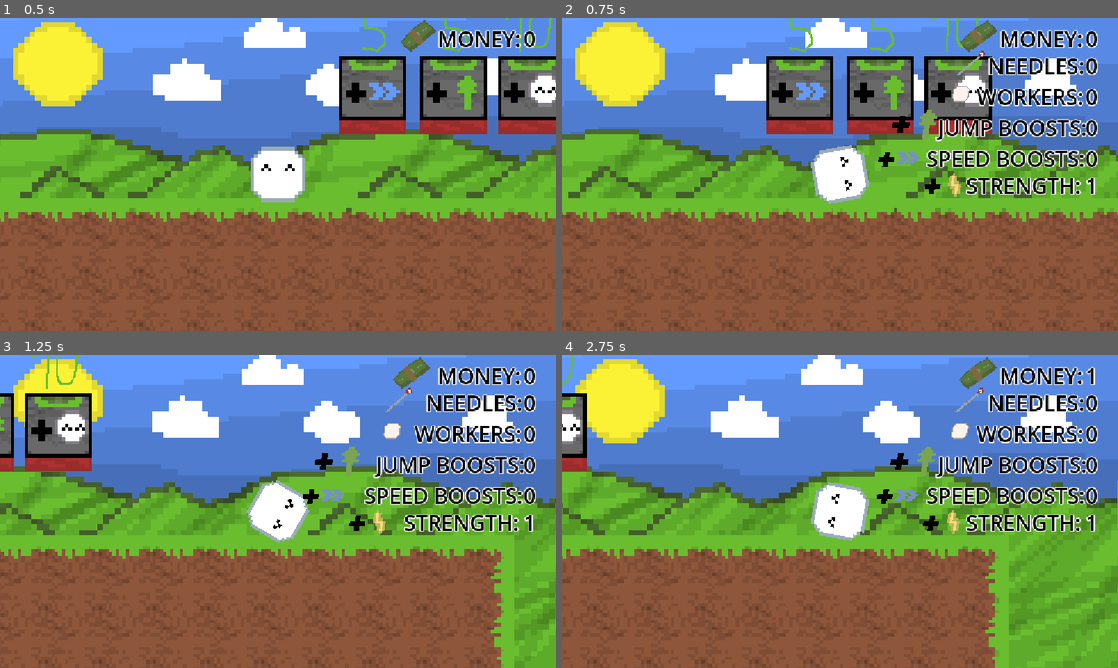
Above: before the commit, frames 1-4 (two rows, left to right).
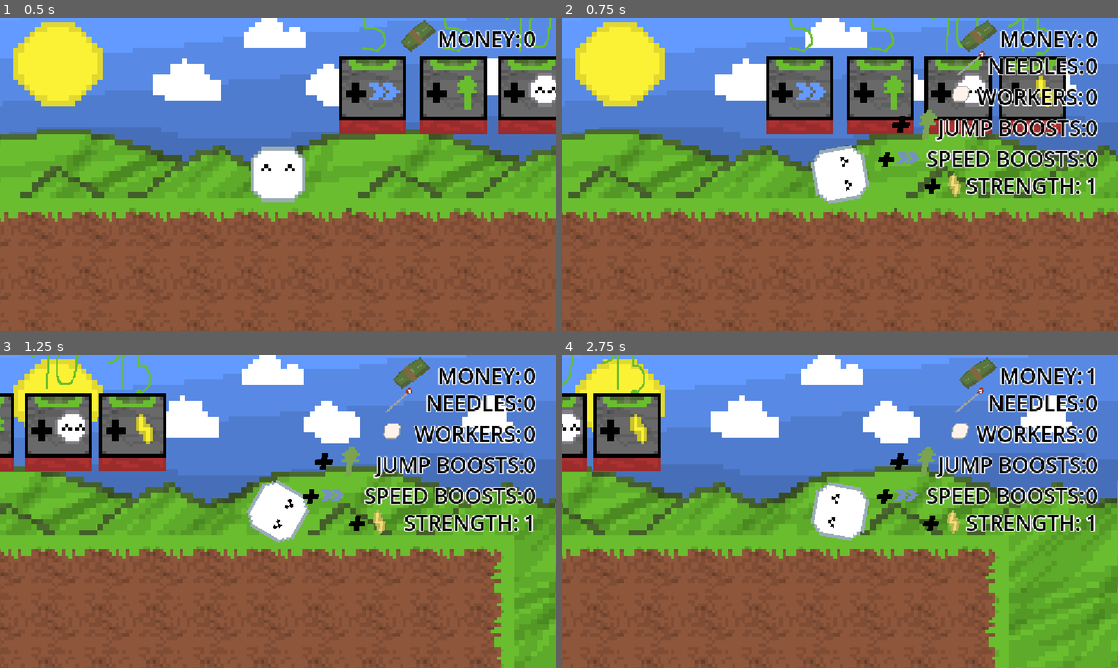
Above: after the commit, the same moments.

Repository: leolevd/Haven-Lisbon-2026
Game: Godot game, scene res://main.tscn
The game is run twice, just before and just after one commit, with the same random seed, the same clock (stepped at 60 frames per second) and the same inputs.
Inputs:
- Up to frame 1 (0.5 s): no input
- Up to frame 2 (0.75 s): hold D (right) from 0.53 s (still down); hold Shift (showstats) from 0.53 s (still down)
- Up to frame 3 (1.25 s): keep holding D (right); keep holding Shift (showstats); tap W (jump) at 0.77 s
- Up to frame 4 (2.75 s): release Shift (showstats) at 1.28 s; tap Shift (showstats) at 1.35 s; tap W (jump) at 1.52 s; release D (right) at 2.03 s; hold A (left) from 2.03 s (still down); hold Shift (showstats) from 2.03 s (still down)

Frame 1 is identical in both runs. In frame 2, 1.9% of the frame differs, in the area x 78-91%, y 0-38%; in frame 3, 3.1%, in the area x 17-30%, y 0-38%; in frame 4, 3.1%.

Commit message:
mrrp

Diff:
--- a/haystack.gd
+++ b/haystack.gd
@@ -1,4 +1,5 @@
 extends StaticBody2D
+@export var player: CharacterBody2D
 const LILHELPER = preload("res://lilhelper.tscn")
 var hayleft = 500
 var clonesthere = 0
@@ -14,6 +15,9 @@
 	else:
 		timer = 0
 		hayleft -= clonesthere * strength / 2
+		if randi_range(0, 50 - (clonesthere*2*strength)) == 1 and clonesthere >= 1:
+			player.money += 10
+			player.needles += 1
 
 	var state = max((6 if hayleft <= 0 else ((hayleft / (500/7)) - 6) * -1), 0)
 	$Sprite2D.frame = state
--- a/main.tscn
+++ b/main.tscn
@@ -197,8 +197,9 @@
 tile_map_data = PackedByteArray("AAD5/wIAAAABAAAAAAD6/wIAAAABAAAAAAD7/wIAAAABAAAAAAD8/wIAAAABAAAAAAD9/wIAAAABAAAAAAD+/w …(2000 unchanged characters)…
 tile_set = SubResource("TileSet_7mycd")
 
-[node name="haystack" parent="." unique_id=464760062 instance=ExtResource("9_kek77")]
+[node name="haystack" parent="." unique_id=464760062 node_paths=PackedStringArray("player") instance=ExtResource("9_kek77")]
 position = Vector2(-272, -32)
+player = NodePath("../player")
 
 [node name="maney" type="Node" parent="." unique_id=1224474967]
 
@@ -261,3 +262,8 @@
 [node name="upgrade3" parent="." unique_id=862448660 node_paths=PackedStringArray("haystack") instance=ExtResource("11_efxa6")]
 position = Vector2(-23, 6)
 haystack = NodePath("../haystack")
+
+[node name="upgrade4" parent="." unique_id=2018599268 node_paths=PackedStringArray("haystack") instance=ExtResource("11_efxa6")]
+position = Vector2(-1, 6)
+type = 3
+haystack = NodePath("../haystack")
